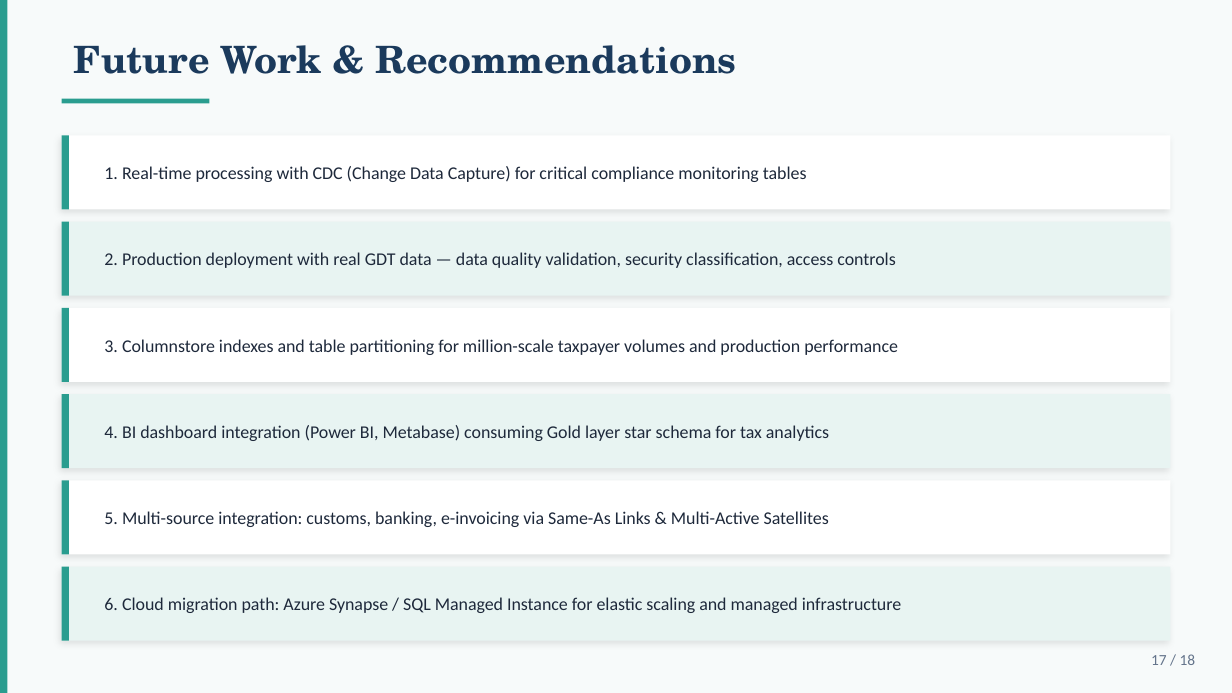
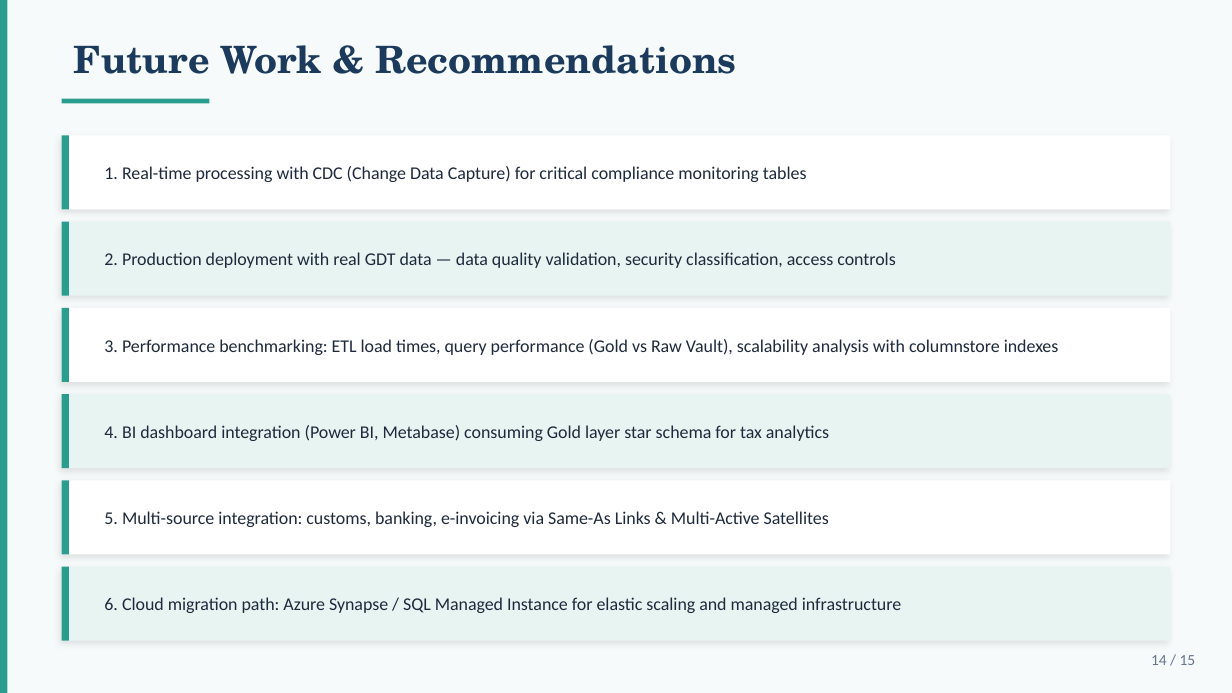
Before and after one commit to mvsotso/dv2-tax-data-warehouse-using-medallion, a slide deck: slide 14 of Documents/Final_Presentation.pptx (slide 17 before the commit). Drawn at 1232x693 pixels with LibreOffice and Linux fonts; fonts in the diff are those of the drawing. Boxes give left, top, right and bottom in pixels: in the first picture for what was removed or moved away, otherwise in the second. Text is boxed around its words. In the diff, an @@ line names an element or a change of style, - is before the commit and + after.

Commit message:
Remove Benchmark Metrics

```diff
--- a/Documents/Final_Presentation.pptx
+++ b/Documents/Final_Presentation.pptx
@@ text at <box>104,339,1059,355</box>: text changed @@
-3. Columnstore indexes and table partitioning for million-scale taxpayer volumes and production performance
+3. Performance benchmarking: ETL load times, query performance (Gold vs Raw Vault), scalability analysis with columnstore indexes
@@ text at <box>1151,655,1196,665</box>: text changed @@
-17 / 18
+14 / 15
```
Also in this commit, not shown: 12 other slides changed, 3 slides removed, 19 other files.
